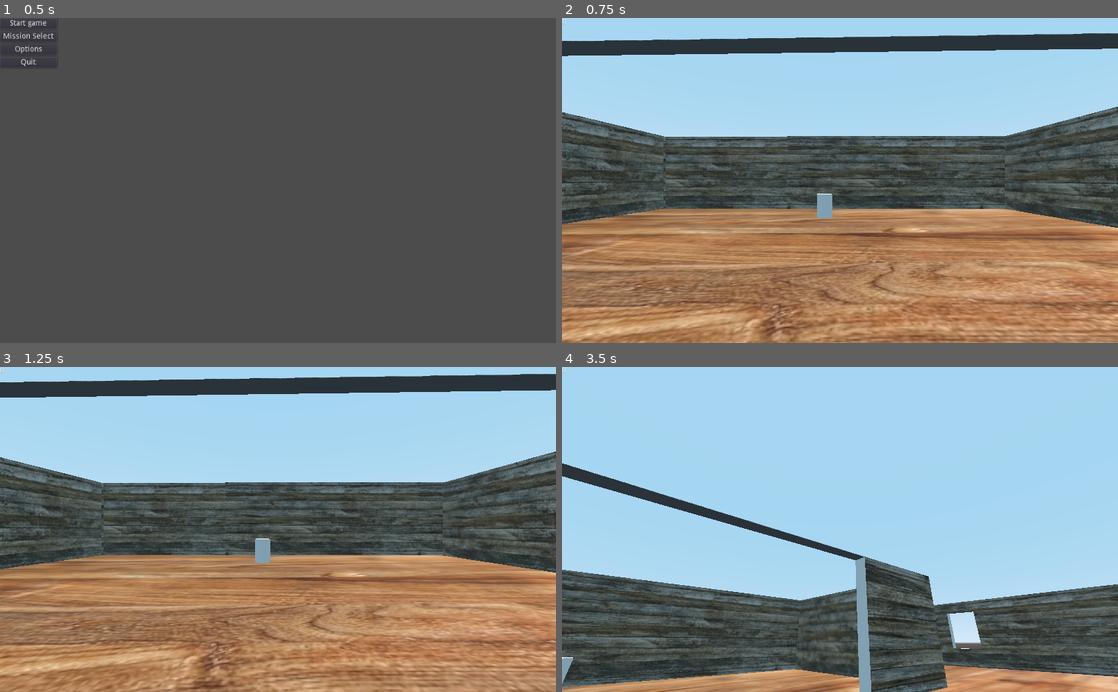
Above: before the commit, frames 1-4 (two rows, left to right).
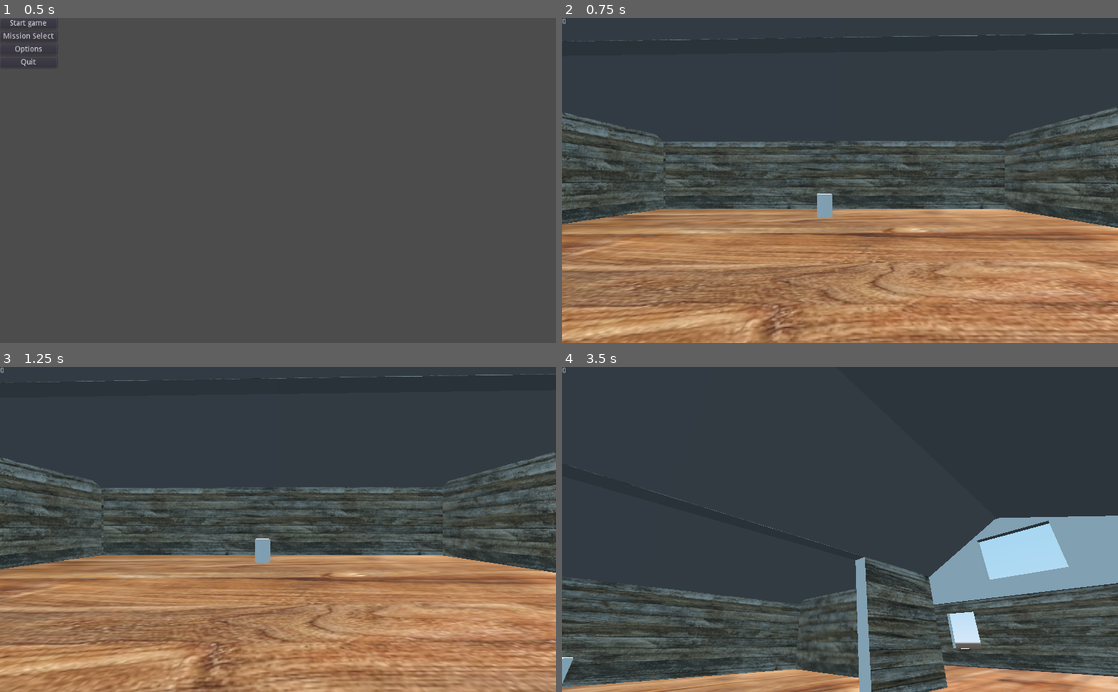
Above: after the commit, the same moments.

Repository: BlakeWiscombe/betrayal
Game: Godot game, scene res://Main menu.tscn
Two runs of this game, one before a commit and one after it. Both use one fixed random seed, a clock stepped at 60 frames per second and the inputs below.
Inputs (mouse positions are in pixels of both pictures, inside the frame that each line leads up to):
- Up to frame 1 (0.5 s): no input
- Up to frame 2 (0.75 s): click "Start game" at 0.5 s
- Up to frame 3 (1.25 s): no input
- Up to frame 4 (3.5 s): tap Enter at 1.25 s; move the mouse to (962, 513) at 1.27 s; hold D (player_right) 1.28-2.03 s; tap Space (jump) at 1.52, 2.27 s; move the mouse to (728, 545) at 2.02 s; hold S (player_backward) 2.03-2.78 s; move the mouse to (895, 458) at 2.77 s; hold D (player_right) from 2.78 s (still down)

Frame 1 is identical in both runs. In frame 2, 31% of the frame differs, in the area x 0-100%, y 0-39%; in frame 3, 29%; in frame 4, 64%, in the area x 0-100%, y 0-74%.

Commit message:
added roof

Diff:
--- a/Betrayal.tscn
+++ b/Betrayal.tscn
@@ -82,7 +82,7 @@
 material = SubResource( 19 )
 
 [node name="CSGBox" type="CSGBox" parent="CSGBox12"]
-transform = Transform( 1, 0, 4.65661e-10, 0, 1, 0, -4.65661e-10, 0, 1, 16.0685, -2.00698, -0.106529 )
+transform = Transform( 1, 0, 4.65661e-10, 0, 1, 0, -4.65661e-10, 0, 1, 16.0685, -2.00698, -0.106514 )
 operation = 2
 width = 10.6501
 height = 11.1607
@@ -96,7 +96,7 @@
 material = SubResource( 19 )
 
 [node name="CSGBox" type="CSGBox" parent="CSGBox11"]
-transform = Transform( 1, 0, 0, 0, 1, 0, 0, 0, 1, 16.0703, -2.11753, -0.0363159 )
+transform = Transform( 1, 0, 0, 0, 1, 0, 0, 0, 1, 16.0703, -2.11753, -0.0363083 )
 operation = 2
 width = 10.8255
 height = 11.1496
@@ -206,10 +206,10 @@
 material = SubResource( 19 )
 
 [node name="CSGBox" type="CSGBox" parent="CSGBox7"]
-transform = Transform( 1, 0, 0, 0, 1, 0, 0, 0, 1, -13.6485, 0.762268, 0.0864716 )
-operation = 2
-width = 6.44221
-height = 9.04345
+transform = Transform( 1, 0, 0, 0, 1, 0, 0, 0, 1, -13.6485, 0.595093, 0.0864716 )
+operation = 2
+width = 7.90944
+height = 9.66702
 
 [node name="CSGBox8" type="CSGBox" parent="."]
 transform = Transform( 0.00324622, 0, -0.999982, 0, 1, 0, 0.999982, 0, 0.00324622, 75.856, 8.1619, -14.6703 )
@@ -232,3 +232,37 @@
 height = 17.1
 depth = 1.77
 material = SubResource( 19 )
+
+[node name="CSGBox19" type="CSGBox" parent="."]
+transform = Transform( 0.999998, -0.000244881, 0.000145004, 0.000244881, 0.48079, -0.876835, 0.000145004, 0.876835, 0.480789, 0.00943947, 23.8553, -33.7287 )
+width = 153.073
+height = 60.4549
+
+[node name="CSGBox20" type="CSGBox" parent="."]
+transform = Transform( 0.999995, -0.000260619, 0.000379644, 0.00026062, -0.359377, -0.933191, 0.000379643, 0.933188, -0.359377, -0.00660896, 26.7564, 23.9483 )
+width = 153.073
+height = 65.7655
+
+[node name="CSGBox21" type="CSGBox" parent="."]
+transform = Transform( 0.999999, 0, 0, 0, 1, 0, 0, 0, 0.999999, -74.409, 27.6814, -3.4914 )
+use_collision = true
+height = 23.0891
+depth = 95.7052
+
+[node name="CSGBox" type="CSGBox" parent="CSGBox21"]
+transform = Transform( 1, 0, 5.82077e-11, 0, 1, 0, -5.82077e-11, 0, 1, 0, -3.05804, 0 )
+operation = 2
+height = 14.3167
+depth = 14.4525
+
+[node name="CSGBox22" type="CSGBox" parent="."]
+transform = Transform( 0.999999, 0, 0, 0, 1, 0, 0, 0, 0.999999, 75.7569, 26.7688, 0.021163 )
+height = 21.0063
+depth = 98.0624
+
+[node name="CSGBox" type="CSGBox" parent="CSGBox22"]
+transform = Transform( 1, 0, 0, 0, 1, 0, 0, 0, 1, -0.155724, 0, -4.98518 )
+operation = 2
+width = 2.43713
+height = 11.6784
+depth = 16.6396
